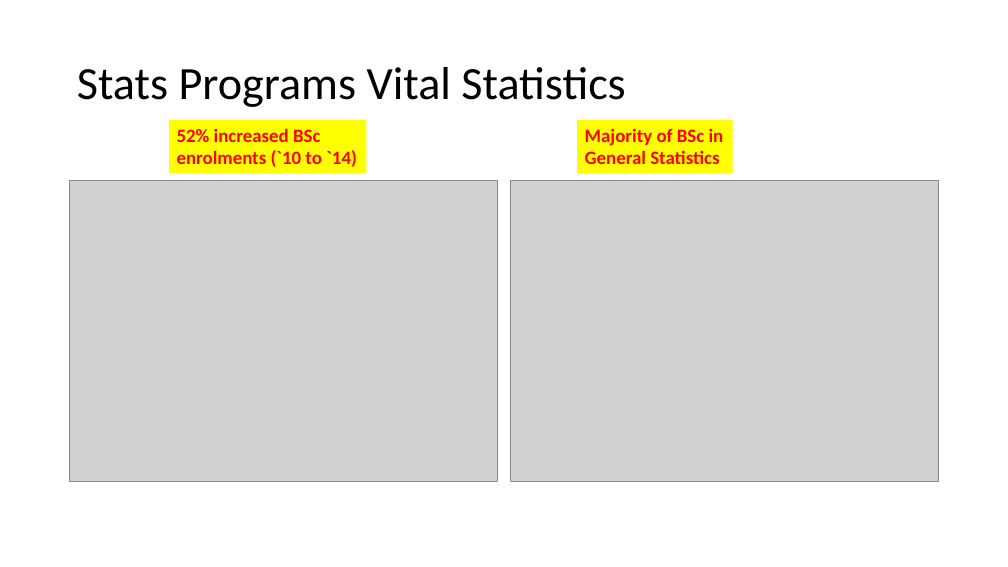
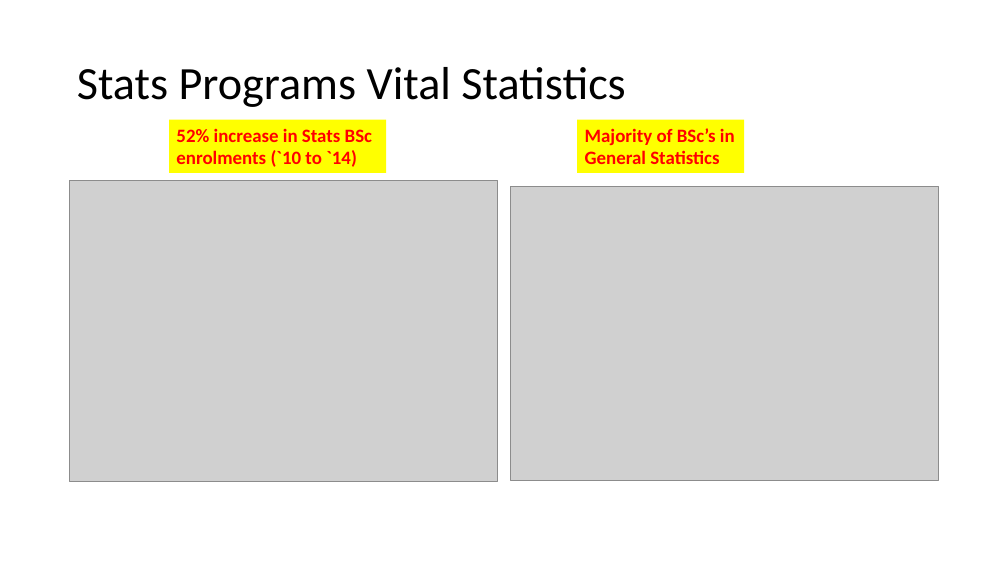
Before and after one commit to damouras/SoSC, a slide deck: slide 3 of Status fo Statistics Curricula.pptx. Drawn at 1008x567 pixels with LibreOffice and Linux fonts; fonts in the diff are those of the drawing; grey boxes stand for pictures. Boxes give left, top, right and bottom in pixels: in the first picture for what was removed or moved away, otherwise in the second. Text is boxed around its words. In the diff, an @@ line names an element or a change of style, - is before the commit and + after.

```diff
--- a/Status fo Statistics Curricula.pptx
+++ b/Status fo Statistics Curricula.pptx
@@ rectangle "52% increase in Stats BSc": place and size @@
-rectangle "52% increase in Stats BSc" at [169, 119, 367, 173]
+rectangle "52% increase in Stats BSc" at [169, 119, 386, 173]
@@ rectangle "Majority of BSc’s in": place and size @@
-rectangle "Majority of BSc’s in" at [577, 119, 733, 173]
+rectangle "Majority of BSc’s in" at [577, 119, 744, 173]
@@ text in rectangle at [176, 128, 372, 142]: text changed @@
-52% increased BSc
+52% increase in Stats BSc
@@ text in rectangle at [585, 128, 735, 146]: text changed @@
-Majority of BSc in
+Majority of BSc’s in
@@ picture: place and size @@
-picture at [510, 180, 939, 481]
+picture at [510, 186, 939, 480]
```
Also in this commit, not shown: 8 other slides changed, 4 other files.
